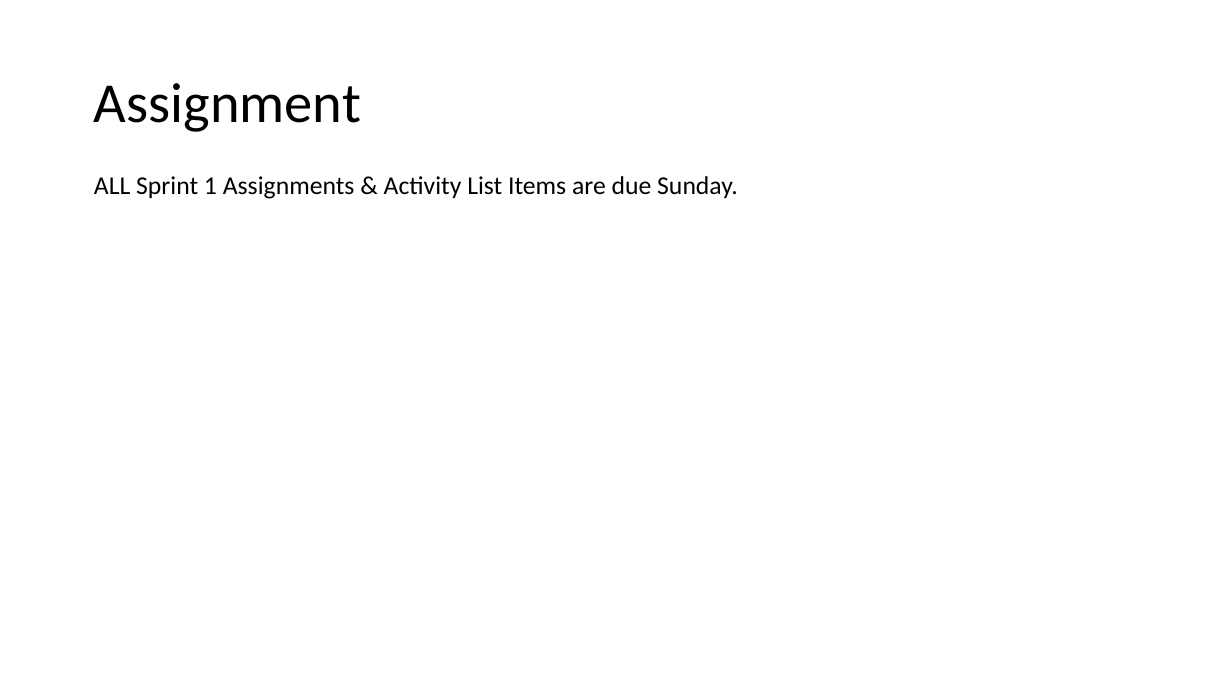
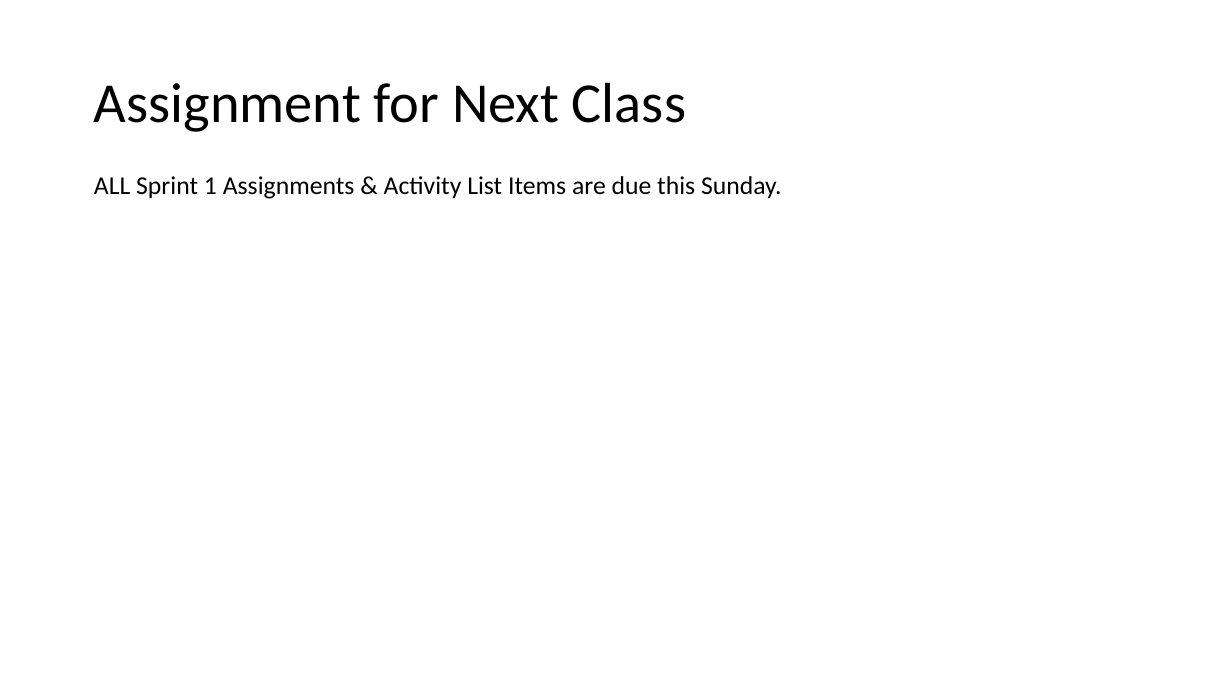
Before and after one commit to EricJPogue/CPSC-24500, a slide deck: slide 9 of lecture-slides/2019-09-06-oop.pptx (slide 2 before the commit). Drawn at 1232x693 pixels with LibreOffice and Linux fonts; fonts in the diff are those of the drawing. Boxes give left, top, right and bottom in pixels: in the first picture for what was removed or moved away, otherwise in the second. Text is boxed around its words. In the diff, an @@ line names an element or a change of style, - is before the commit and + after.

```diff
--- a/lecture-slides/2019-09-06-oop.pptx
+++ b/lecture-slides/2019-09-06-oop.pptx
@@ title at (x1=94, y1=82, x2=686, y2=132): text changed @@
-Assignment
+Assignment for Next Class
@@ text at (x1=94, y1=176, x2=782, y2=199): text changed @@
-ALL Sprint 1 Assignments & Activity List Items are due Sunday.
+ALL Sprint 1 Assignments & Activity List Items are due this Sunday.
```
Also in this commit, not shown: 3 other slides changed, 6 slides added, 10 slides removed, 1 other file.
